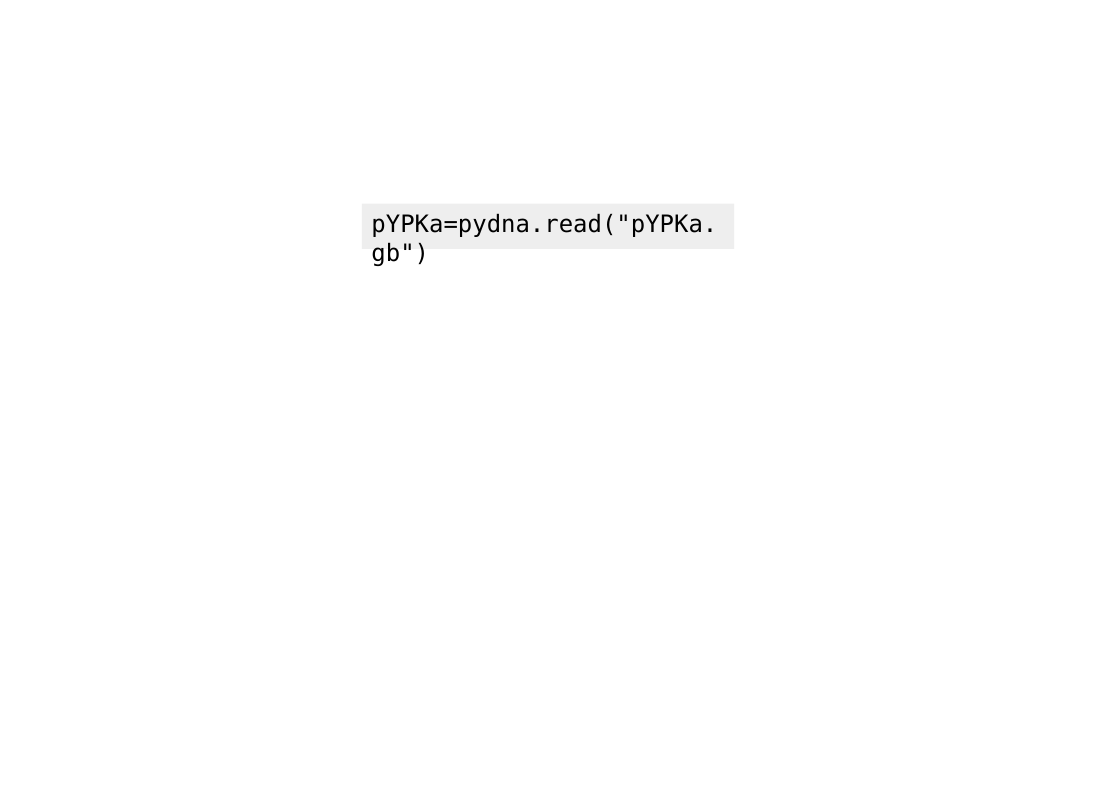
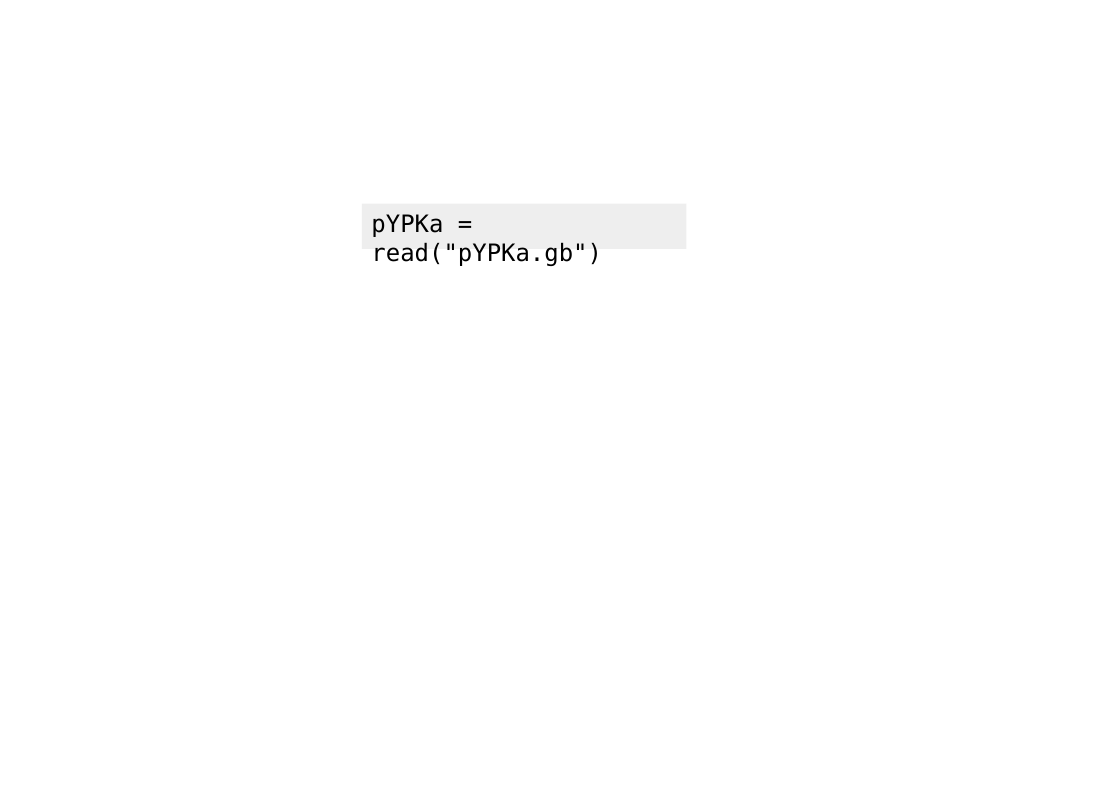
Before and after one commit to BjornFJohansson/pydna-examples, a slide deck: slide 6 of strawberry aat/saat_cloning2.odp (slide 7 before the commit). Drawn at 1120x792 pixels with LibreOffice and Linux fonts; fonts in the diff are those of the drawing; background and template pictures are left out. Boxes give left, top, right and bottom in pixels: in the first picture for what was removed or moved away, otherwise in the second. Text is boxed around its words. In the diff, an @@ line names an element or a change of style, - is before the commit and + after.

```diff
--- a/strawberry aat/saat_cloning2.odp
+++ b/strawberry aat/saat_cloning2.odp
@@ rectangle "pYPKa = read("pYPKa.gb")" resized from (x1=362, y1=204, x2=734, y2=249) to (x1=362, y1=204, x2=687, y2=249) @@
@@ text in rectangle at (x1=371, y1=214, x2=602, y2=266): text changed @@
-pYPKa=pydna.read("pYPKa.gb")
+pYPKa = read("pYPKa.gb")
```
Also in this commit, not shown: 9 other slides changed, 1 slide removed, 5 other files.
